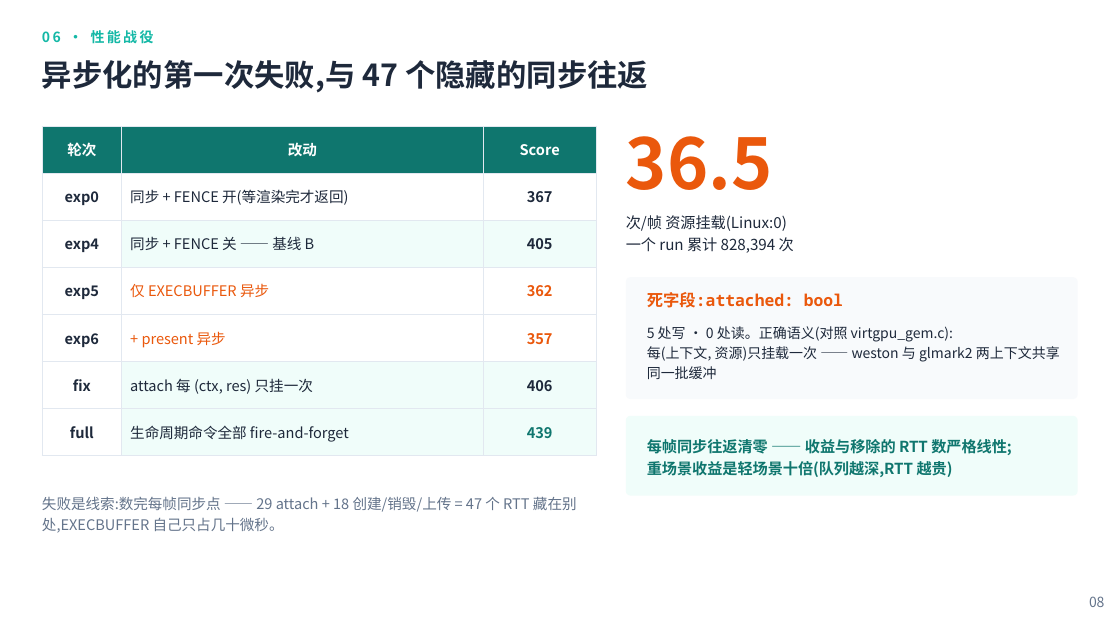
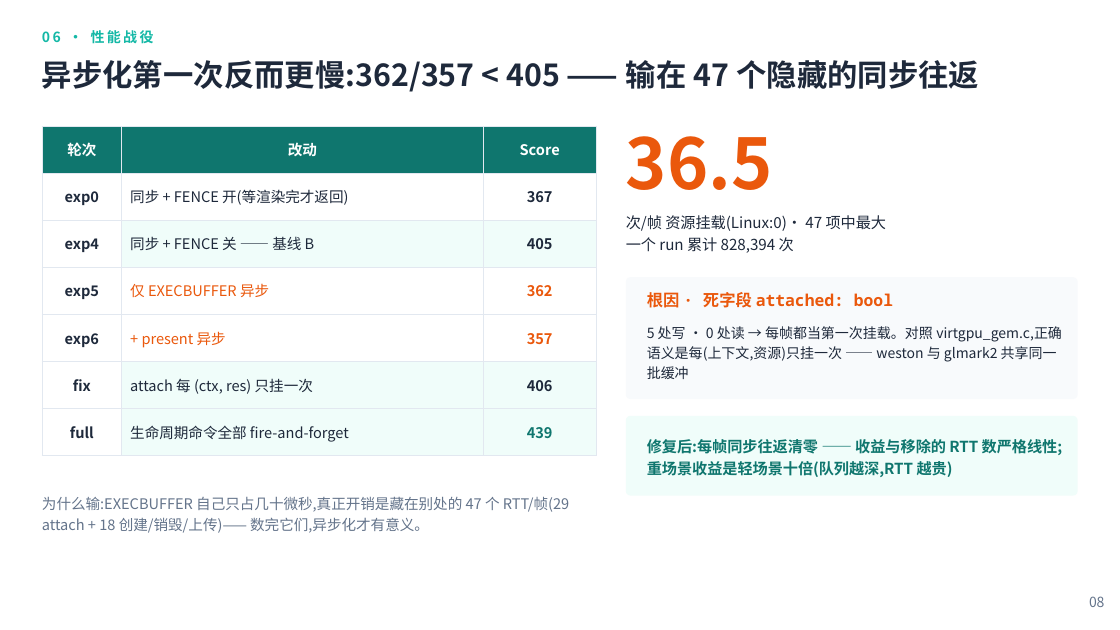
Before and after one commit to zyc107109102/tgoskits, a slide deck: slide 8 of 报告ppt.pptx. Drawn at 1120x630 pixels with LibreOffice and Linux fonts; fonts in the diff are those of the drawing. Boxes give left, top, right and bottom in pixels: in the first picture for what was removed or moved away, otherwise in the second. Text is boxed around its words. In the diff, an @@ line names an element or a change of style, - is before the commit and + after.

Commit message:
docs: update defense deck and add virgl demo video
替换答辩演示文稿为 10-04 答辩后定稿版(os-internship-defense.pptx):
第 8 页重新聚焦、第 18 页删除宿主侧丢完成表述、第 16 页跨层合同
改为 GPU 用途,与 dev 线 virgl 等待改造(#2557)合入后的终态一致。

在 apps/starry/virgl-test/ 新增 virgl-demo-20261011.mp4 演示视频:
StarryOS virgl-test 上 spicy 远程显示与 glmark2-es2 wayland 实跑,
与既有 virgl-review-20260922.gif 同目录存放。

```diff
--- a/报告ppt.pptx
+++ b/报告ppt.pptx
@@ text at [42, 60, 979, 92]: text changed @@
-异步化的第一次失败,与 47 个隐藏的同步往返
+异步化第一次反而更慢:362/357 < 405 —— 输在 47 个隐藏的同步往返
@@ text at [626, 215, 887, 231]: text changed @@
-次/帧 资源挂载(Linux:0)
+次/帧 资源挂载(Linux:0)· 47 项中最大
@@ text at [647, 289, 893, 311]: text changed @@
-死字段:attached: bool
+根因 · 死字段 attached: bool
@@ text at [647, 326, 1062, 379]: text changed @@
-5 处写 · 0 处读。正确语义(对照 virtgpu_gem.c):
-每(上下文, 资源)只挂载一次 —— weston 与 glmark2 两上下文共享同一批缓冲
+5 处写 · 0 处读 → 每帧都当第一次挂载。对照 virtgpu_gem.c,正确语义是每(上下文,资源)只挂一次 —— weston 与 glmark2 共享同一批缓冲
@@ text at [647, 439, 1063, 455]: text changed @@
-每帧同步往返清零 —— 收益与移除的 RTT 数严格线性;
+修复后:每帧同步往返清零 —— 收益与移除的 RTT 数严格线性;
@@ text at [42, 497, 569, 533]: text changed @@
-失败是线索:数完每帧同步点 —— 29 attach + 18 创建/销毁/上传 = 47 个 RTT 藏在别处,EXECBUFFER 自己只占几十微秒。
+为什么输:EXECBUFFER 自己只占几十微秒,真正开销是藏在别处的 47 个 RTT/帧(29 attach + 18 创建/销毁/上传)—— 数完它们,异步化才有意义。
```
Also in this commit, not shown: 8 other slides changed, 1 slide added, 2 slides removed, 1 other file.
